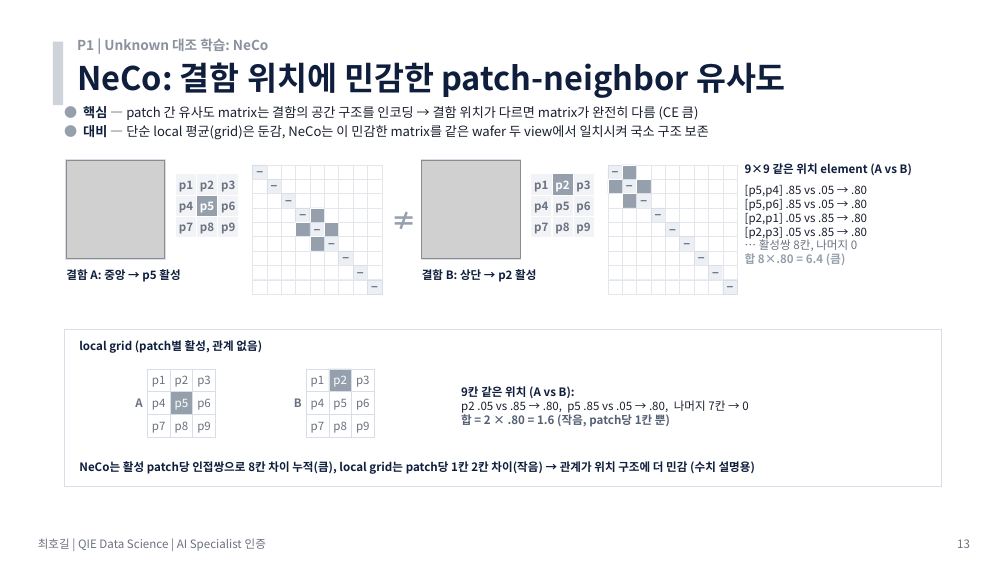
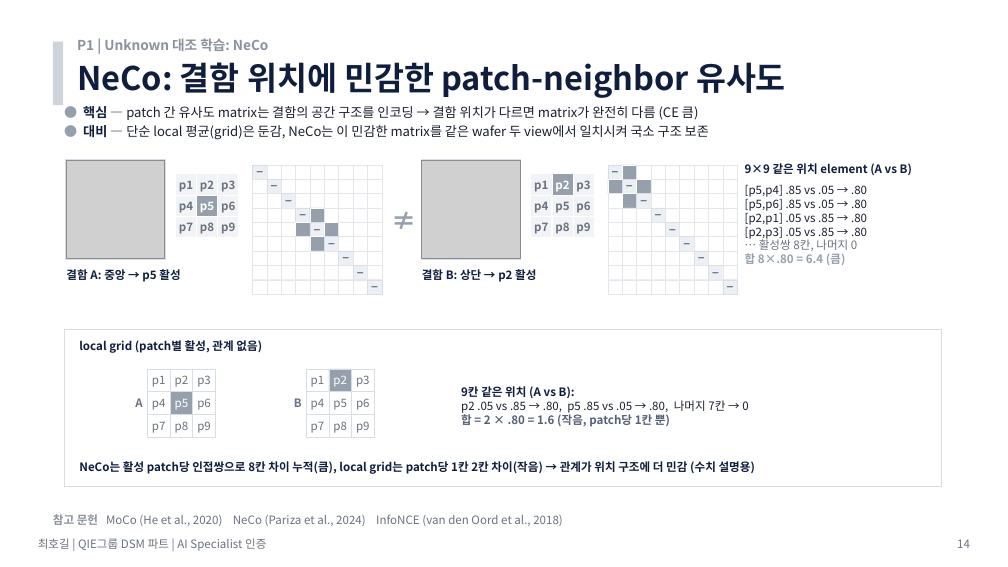
Before and after one commit to hogil/fbm_paper, a slide deck: slide 14 of recommendation/presentation/'26년 AI Specialist 면접 심사 자료_메모리사업부_최호길_평가항목_summary_with_images.pptx (slide 13 before the commit). Drawn at 1008x567 pixels with LibreOffice and Linux fonts; fonts in the diff are those of the drawing; grey boxes stand for pictures. Boxes give left, top, right and bottom in pixels: in the first picture for what was removed or moved away, otherwise in the second. Text is boxed around its words. In the diff, an @@ line names an element or a change of style, - is before the commit and + after.

Commit message:
Sync closing slide tuning wording

```diff
--- a/recommendation/presentation/'26년 AI Specialist 면접 심사 자료_메모리사업부_최호길_평가항목_summary_with_images.pptx
+++ b/recommendation/presentation/'26년 AI Specialist 면접 심사 자료_메모리사업부_최호길_평가항목_summary_with_images.pptx
@@ text at box(38, 538, 266, 551): text changed @@
-최호길 | QIE Data Science | AI Specialist 인증
+최호길 | QIE그룹 DSM 파트 | AI Specialist 인증
@@ text added at box(53, 514, 563, 526), 11 pt, text #6B7280 @@
+참고 문헌 MoCo (He et al., 2020) NeCo (Pariza et al., 2024) InfoNCE (van den Oord et al., 2018)
@@ text at box(957, 539, 970, 548): text changed @@
-13
+14
```
Also in this commit, not shown: 22 other slides changed, 5 slides added, 5 slides removed, 2 other files.
